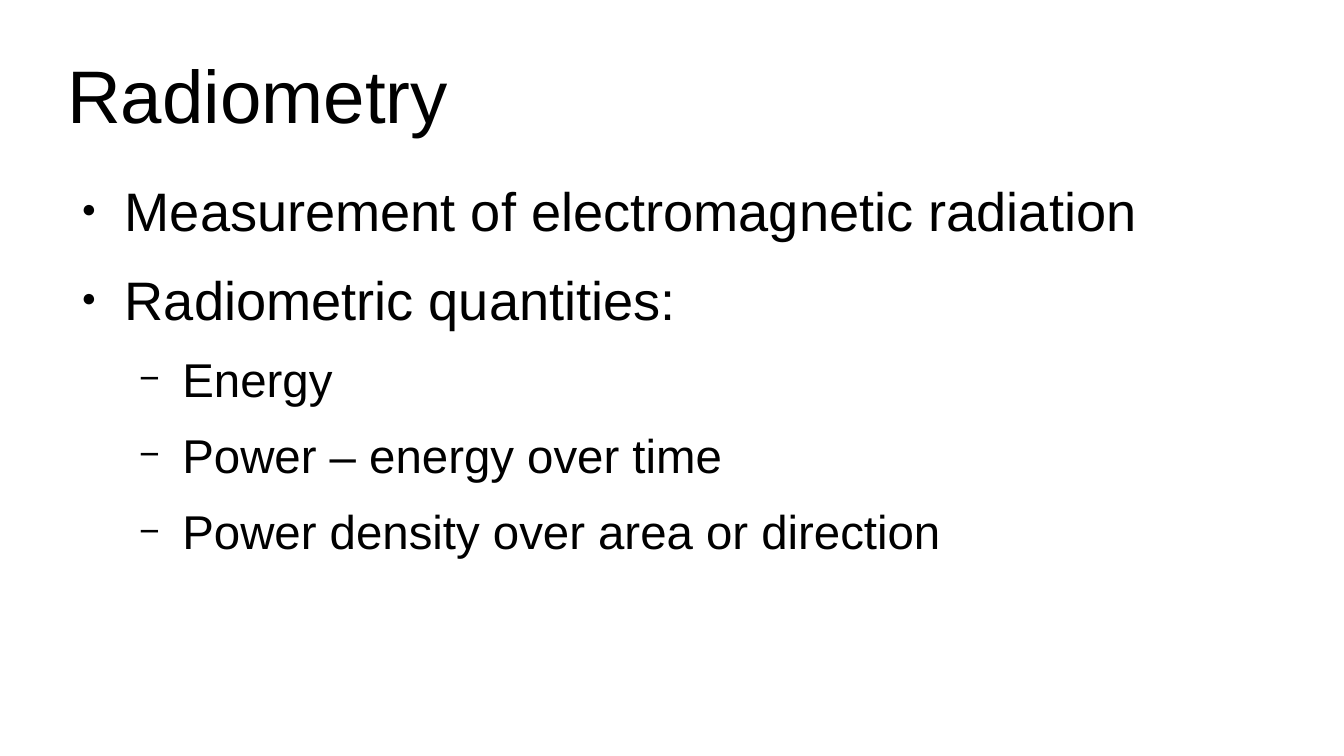
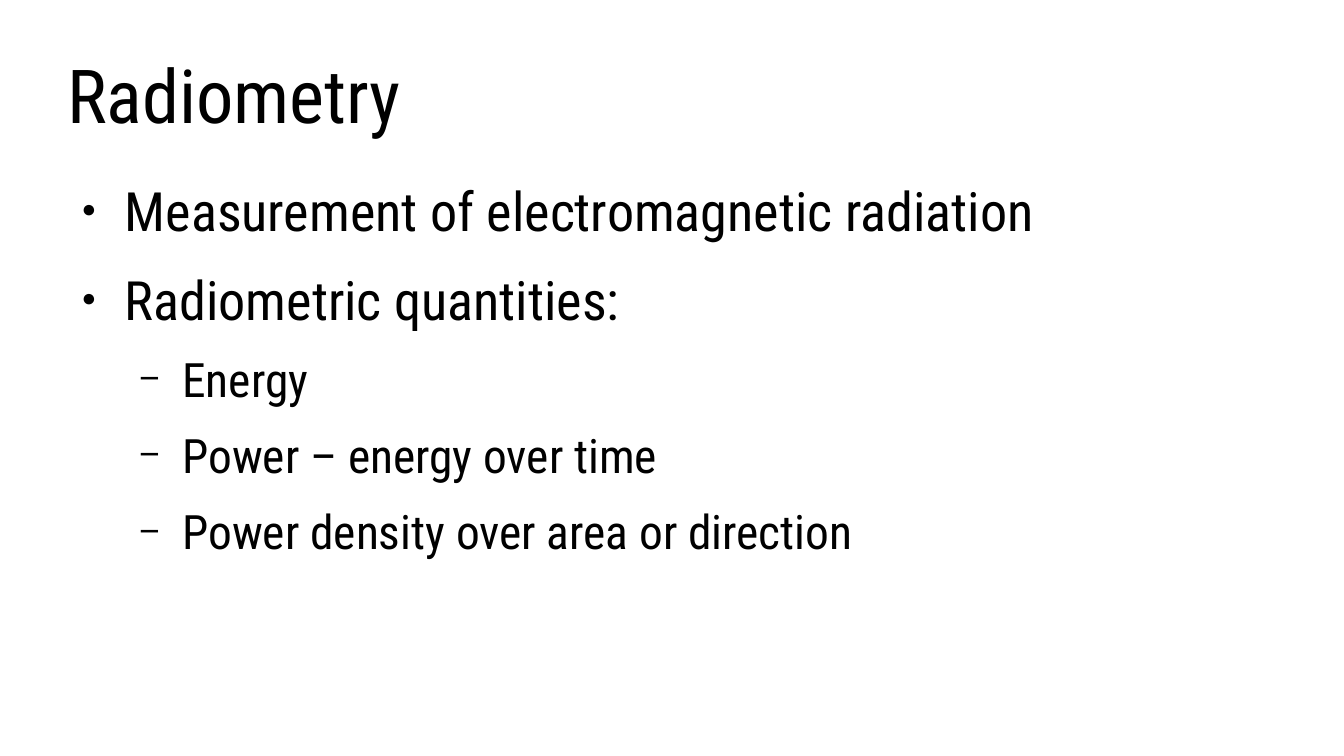
Before and after one commit to lorentzo/IntroductionToComputerGraphics, a slide deck: slide 22 of lectures/3_foundations_3d_scene/3_3_light.odp (slide 6 before the commit). Drawn at 1344x756 pixels with LibreOffice and Linux fonts; fonts in the diff are those of the drawing. Boxes give left, top, right and bottom in pixels: in the first picture for what was removed or moved away, otherwise in the second. Text is boxed around its words. In the diff, an @@ line names an element or a change of style, - is before the commit and + after.

```diff
--- a/lectures/3_foundations_3d_scene/3_3_light.odp
+++ b/lectures/3_foundations_3d_scene/3_3_light.odp
@@ title "Radiometry" at (x1=67, y1=67, x2=401, y2=139): font Arial to Roboto Condensed @@
@@ text "Measurement of electromagnetic radiation" at (x1=125, y1=190, x2=1033, y2=559): font Arial to Roboto Condensed @@
```
Also in this commit, not shown: 2 other slides changed, 19 slides added, 2 other files.
